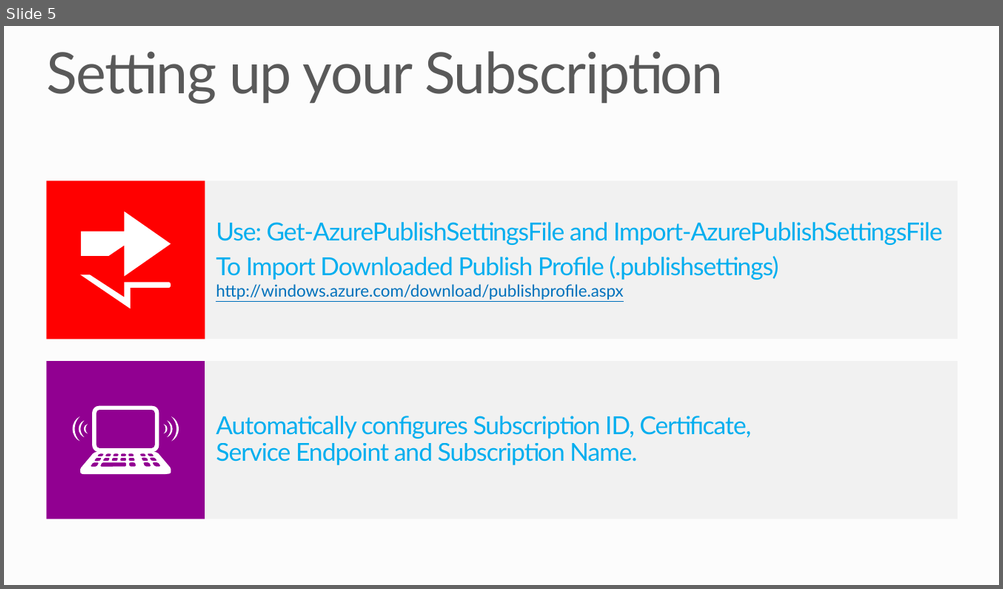
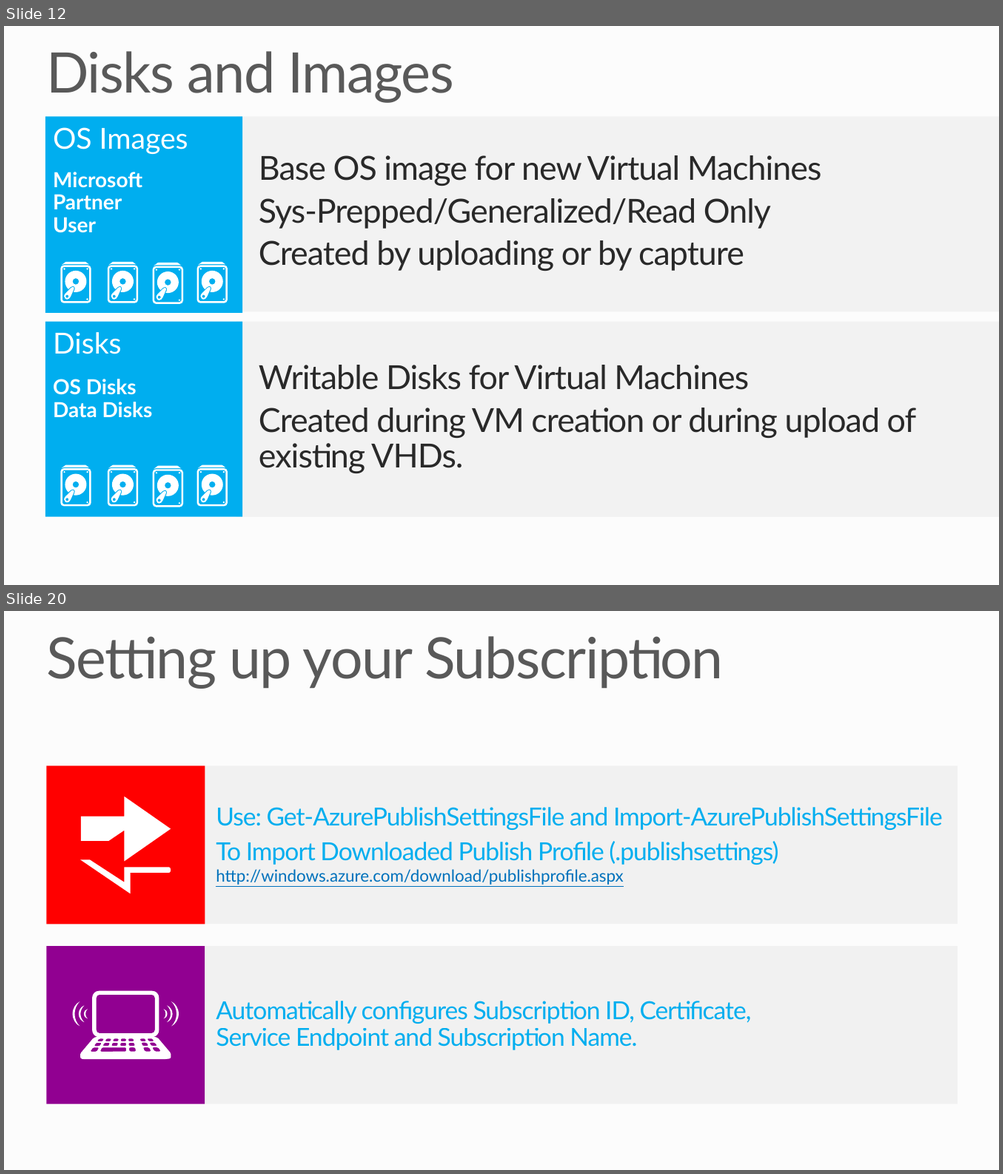
Before and after one commit to tylerd/PRESENTATION-ManagingVMsPowerShell, a slide deck: ManagingVMs-PowerShell.pptx. Shown one above the other, each under a label of ours: slide 5 before the commit, slides 12 and 20 after it; the slides between them are not shown. The pictures are 1003x589 and 1003x1174 pixels, drawn with LibreOffice and Linux fonts; fonts in the diff are those of the drawing; background and template pictures are left out. Boxes give left, top, right and bottom in pixels: in the first picture for what was removed or moved away, otherwise in the second. Text is boxed around its words. In the diff, an @@ line names an element or a change of style, - is before the commit and + after.

```diff
--- a/ManagingVMs-PowerShell.pptx
+++ b/ManagingVMs-PowerShell.pptx
@@ slide 12 added at (4, 26, 999, 585), background #FCFCFC @@
@@ title added at (46, 51, 454, 103), 54 pt, text #595959 @@
+Disks and Images
@@ rectangle added at (45, 116, 243, 313), fill #00AEEF, 20 pt, text #FFFFFF, bold @@
+OS Images
+Microsoft
+Partner
+User
@@ rectangle added at (236, 116, 999, 312), fill #F2F2F2 @@
@@ text added at (259, 156, 822, 271), 32 pt, text #292929 @@
+Base OS image for new Virtual Machines
+Sys-Prepped/Generalized/Read Only
+Created by uploading or by capture
@@ freeform shape added at (61, 262, 91, 303), fill #FFFFFF @@
@@ freeform shape added at (108, 262, 138, 303), fill #FFFFFF @@
@@ freeform shape added at (153, 263, 183, 304), fill #FFFFFF @@
@@ freeform shape added at (196, 262, 227, 303), fill #FFFFFF @@
@@ rectangle added at (45, 322, 243, 517), fill #00AEEF, 20 pt, text #FFFFFF, bold @@
+Disks
+OS Disks
+Data Disks
@@ rectangle added at (236, 322, 999, 517), fill #F2F2F2 @@
@@ text added at (259, 365, 916, 474), 32 pt, text #292929 @@
+Writable Disks for Virtual Machines
+Created during VM creation or during upload of existing VHDs.
@@ group added at (61, 466, 227, 507): 4 freeform shapes @@
@@ what was slide 5 is now slide 20 @@
```
Also in this commit, not shown: 1 slide changed, 15 other slides added.
